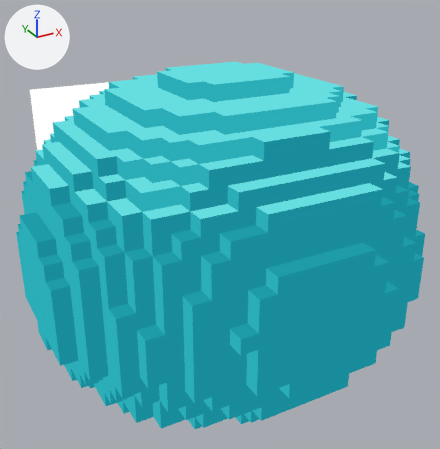
The glTF model assets/models/creatures/slime_hydro_large/slime_hydro_large.glb as it was, and as the next commit left it.
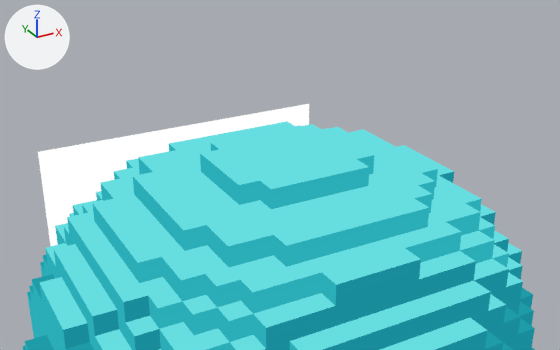
Each version appears first whole from a camera (50 mm lens) standing at (-1.41, -2.57, 2.0) and looking at (-0.01, -0.04, 0.73), and next in a close-up from a camera (50 mm lens) standing at (-1.28, -2.35, 2.59) and looking at (0.11, 0.19, 1.32). The axes (+X, +Y, +Z) are drawn at upper left. The lights are the same throughout. The first two pictures are the older version. Where no turn or scale is listed for an object, it has been applied to the vertices. Vertices at exactly the same position are counted once.

In view in the first close-up: 'Face', 'Shell'.
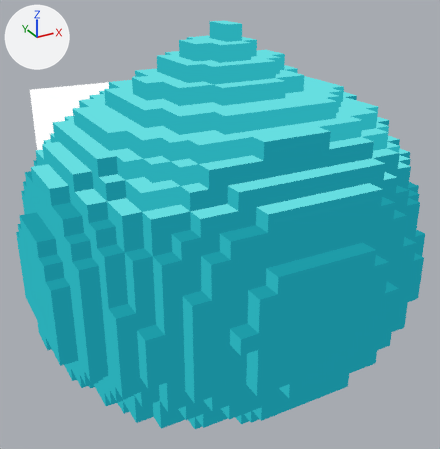
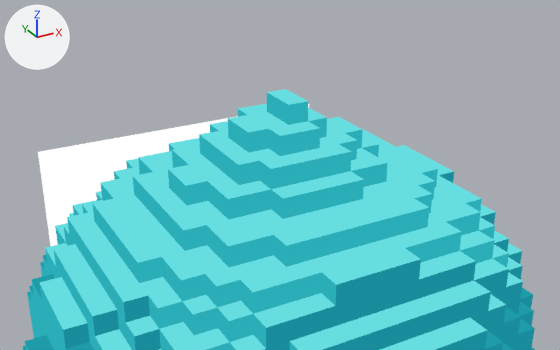
Commit message: Add integrated droplet point to Hydro slime top

What the commit changed:
me_hydro_blob_body is used by ob_shell; location (0.0, 0.0, 0.748).
me_hydro_blob_body had 2476 vertices, 4948 faces and spanned x -0.96..0.96, y -0.91..0.91, z -0.75..0.75.
me_hydro_blob_body now has 2534 vertices, 5064 faces and spans x -0.96..0.96, y -0.91..0.91, z -0.75..0.97.
Part 1, on me_hydro_blob_body:
31 vertices are removed from x -0.32..0.32, y -0.25..0.25, z 0.67..0.75.
147 faces are deleted.
8 vertices move from x -0.24..0.0, y -0.25..0.25, z 0.67..0.75 to x -0.32..0.0, y -0.33..0.33, z 0.75..0.82.
7 vertices are added at x 0.0..0.16, y -0.08..0.08, z 0.9..0.97.
25 new vertices lie (0.0, 0.0, 0.08) away from vertices in x -0.4..0.4, y -0.33..0.33, z 0.67..0.75.
23 new vertices lie (0.0, 0.0, 0.07) away from vertices in x -0.24..0.32, y -0.25..0.25, z 0.75.
8 new vertices lie (0.08, 0.0, 0.0) away from vertices in x -0.4..0.0, y -0.17..0.17, z 0.75..0.9.
5 new vertices lie (0.0, -0.08, 0.0) away from vertices in x -0.16..0.24, y 0.0..0.25, z 0.75..0.9.
5 new vertices lie (0.0, 0.0, 0.08) away from vertices in x -0.16..0.08, y -0.17..0.17, z 0.82.
6 new vertices lie (0.0, -0.09, 0.0) away from vertices in x -0.08..0.16, y 0.17, z 0.82..0.9.
5 new vertices lie (0.0, 0.09, 0.0) away from vertices in x -0.08..0.16, y -0.17, z 0.82..0.9.
5 new vertices lie (0.0, -0.08, 0.0) away from vertices in x 0.0..0.16, y 0.08, z 0.82..0.97.
78 new faces join them, mat_slimeshell.
36 new faces join them, mat_slimeshellouter.
40 new faces join them, mat_slimeshelltop.
109 new faces join them, mat_slimeshelllight.
me_hydro_blob_body part 2: 2 faces spanning x -0.32..0.0, y -0.33..0.17, z 0.75 switch from mat_slimeshell to mat_slimeshelllight.
me_hydro_blob_body part 3: 4 faces spanning x -0.32..0.08, y -0.33..0.17, z 0.67..0.82 switch from mat_slimeshelllight to mat_slimeshell.
me_hydro_blob_body part 4: 2 faces spanning x -0.08..0.0, y 0.25..0.33, z 0.67..0.82 switch from mat_slimeshelllight to mat_slimeshelltop.

Pixel boxes [x1, y1, x2, y2] of what changed, in the close-ups (560 x 350 px):
'Shell', reshaped
    before: [23, 122, 535, 350]
    after: [23, 89, 535, 350]
part 1 of me_hydro_blob_body, built on
    before: [170, 129, 386, 220]
    after: [168, 89, 387, 220]
part 2 of me_hydro_blob_body, recoloured
    before: [201, 154, 312, 199]
    after: [183, 153, 324, 189]
part 3 of me_hydro_blob_body, recoloured
    before: [189, 161, 342, 209]
    after: [180, 142, 343, 209]
part 4 of me_hydro_blob_body, recoloured
    before: [231, 135, 256, 142]
